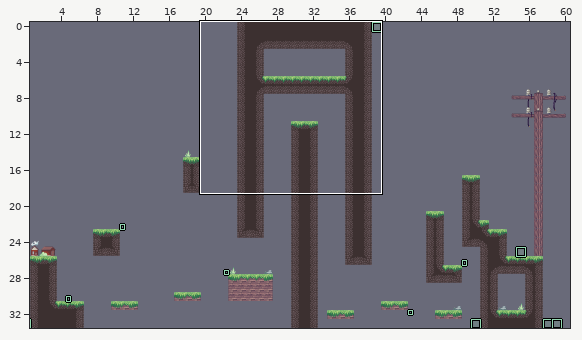
A LDtk project gets an edit: Levels/World_2/Level_2-2.ldtk. Above: a wide view before the commit, with the close-up outlined.
Close-up. As it was:
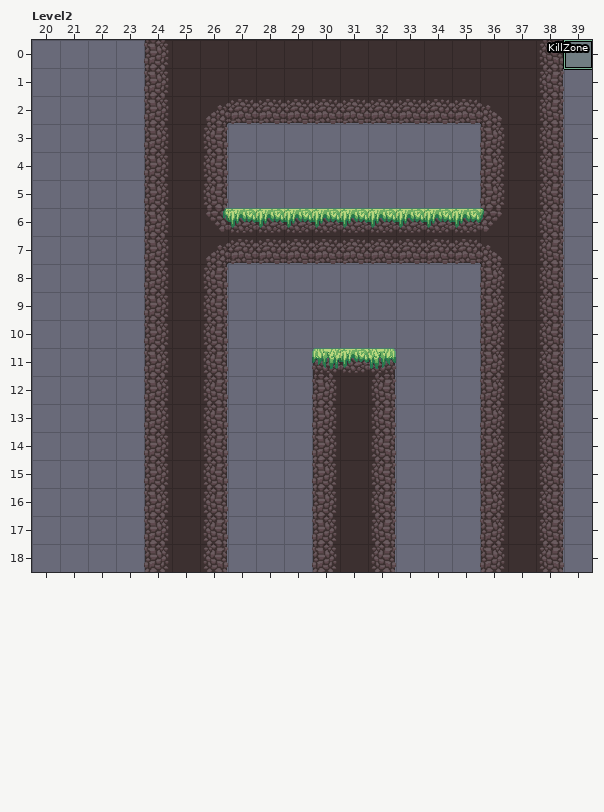
Cells are 32x32 px. Shown: Level2 x 20..39, y 0..18. The commit also changed other parts of the map, which this record leaves out.
After the commit:
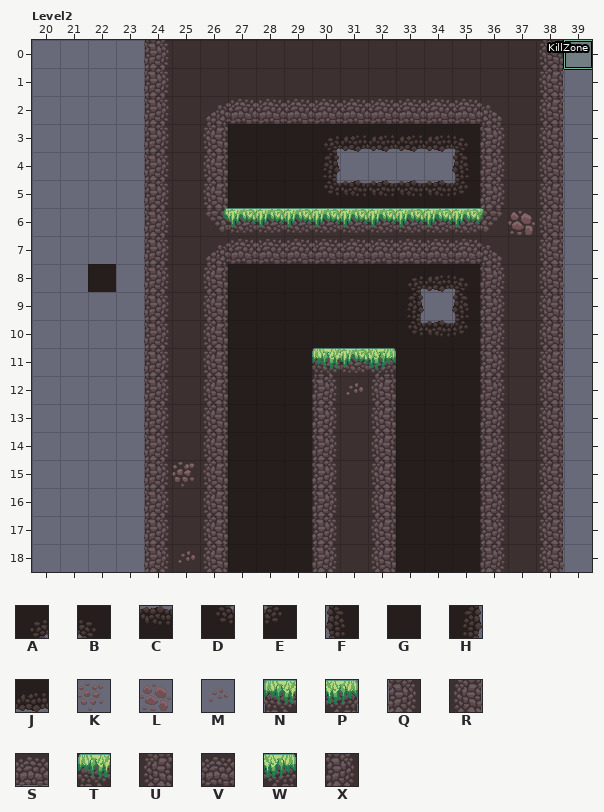
Key: from "BackgroundTiles": A 0, B 1, C 3, D 8, E 9, F 10, G 11, H 12, J 19, K 25, L 27, M 33; from "Tiles_Sheet_02": N 0, P 2, Q 8, R 10, S 17, T 9 under 0, U 9 under 10, V 9 under 17, W 9 under 2, X 9 under 8.
_ is an empty cell, . an unchanged one.
Tiles of an added or newly shown layer are drawn over the layers below it.
Difference:
--- layer "Tiles"
@@ x 26..36 @@
- 2 .SSSSSSSSS.
- 3 R.........Q
- 4 R.........Q
- 5 R.........Q
+ 2 .VVVVVVVVV.
+ 3 U.........X
+ 4 U.........X
+ 5 U.........X
@@ x 26..36 @@
- 7 .SSSSSSSSS.
- 8 R.........Q
- 9 R.........Q
-10 R.........Q
-11 R...N.P...Q
-12 R...Q.R...Q
-13 R...Q.R...Q
-14 R...Q.R...Q
-15 R...Q.R...Q
-16 R...Q.R...Q
-17 R...Q.R...Q
-18 R...Q.R...Q
+ 7 .VVVVVVVVV.
+ 8 U.........X
+ 9 U.........X
+10 U.........X
+11 U...T.W...X
+12 U...X.U...X
+13 U...X.U...X
+14 U...X.U...X
+15 U...X.U...X
+16 U...X.U...X
+17 U...X.U...X
+18 U...X.U...X
--- layer "BackgroundTiles" (added)
@@ x 27..37 @@
- 3 _________..
- 4 ____...._..
- 5 _________..
- 6 .........._
+ 3 GGGAJJJJB..
+ 4 GGGH....F..
+ 5 GGGDCCCCE..
+ 6 ..........L
@@ x 22..35 @@
- 8 _...._________
- 9 ....._______._
-10 ....._________
-11 .....___...___
-12 .....___._.___
-13 .....___...___
-14 .....___...___
-15 ..._.___...___
-16 .....___...___
-17 .....___...___
-18 ..._.___...___
+ 8 G....GGGGGGAJB
+ 9 .....GGGGGGH.F
+10 .....GGGGGGDCE
+11 .....GGG...GGG
+12 .....GGG.M.GGG
+13 .....GGG...GGG
+14 .....GGG...GGG
+15 ...K.GGG...GGG
+16 .....GGG...GGG
+17 .....GGG...GGG
+18 ...M.GGG...GGG
